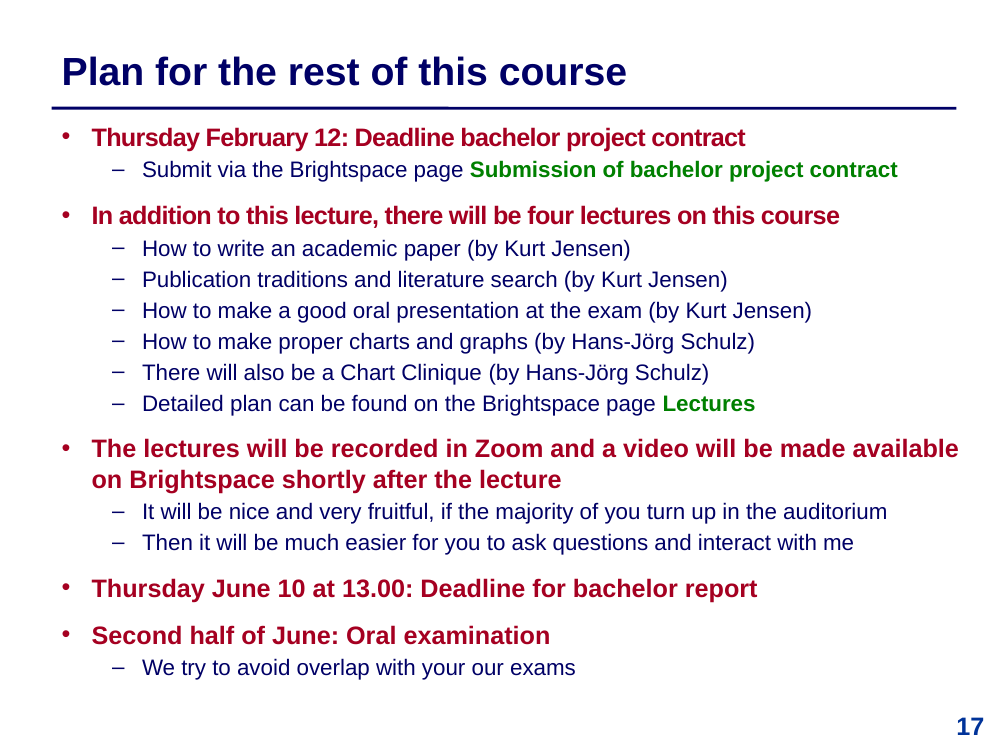
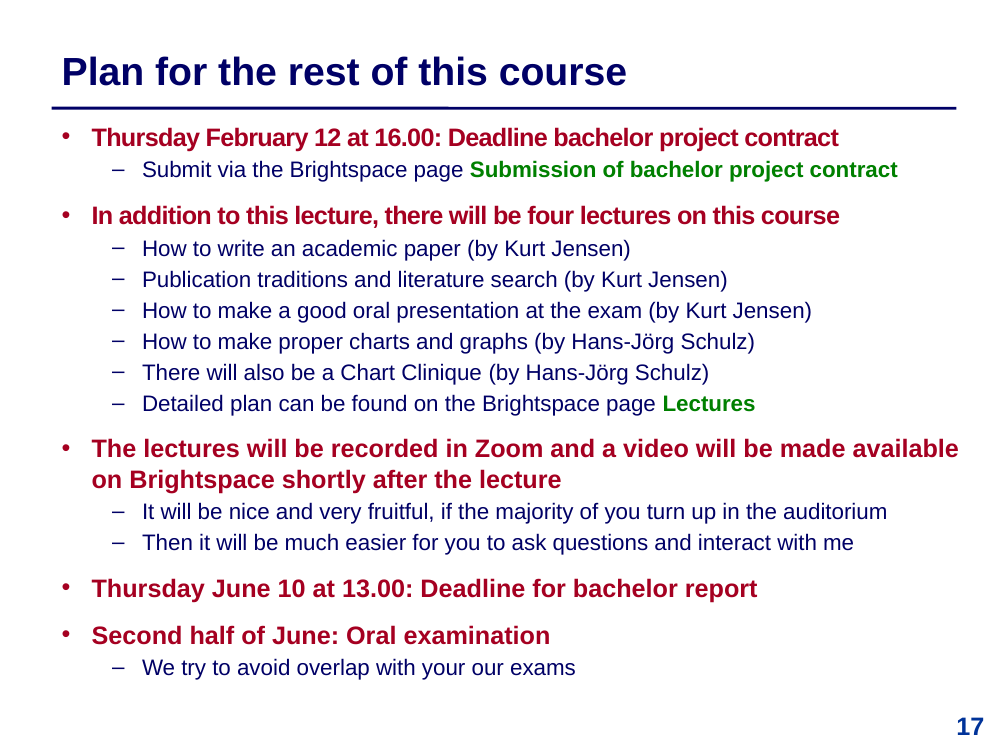
Before and after one commit to IntProgAU/Materiale, a slide deck: slide 17 of web/b24/1 Bachelor Contract .pptx. Drawn at 1008x756 pixels with LibreOffice and Linux fonts; fonts in the diff are those of the drawing. Boxes give left, top, right and bottom in pixels: in the first picture for what was removed or moved away, otherwise in the second. Text is boxed around its words. In the diff, an @@ line names an element or a change of style, - is before the commit and + after.

```diff
--- a/web/b24/1 Bachelor Contract .pptx
+++ b/web/b24/1 Bachelor Contract .pptx
@@ text at bbox=[92, 127, 838, 151]: text changed @@
-  • Thursday February 12: Deadline bachelor project contract
+  • Thursday February 12 at 16.00: Deadline bachelor project contract
```
Also in this commit, not shown: 3 other slides changed.
